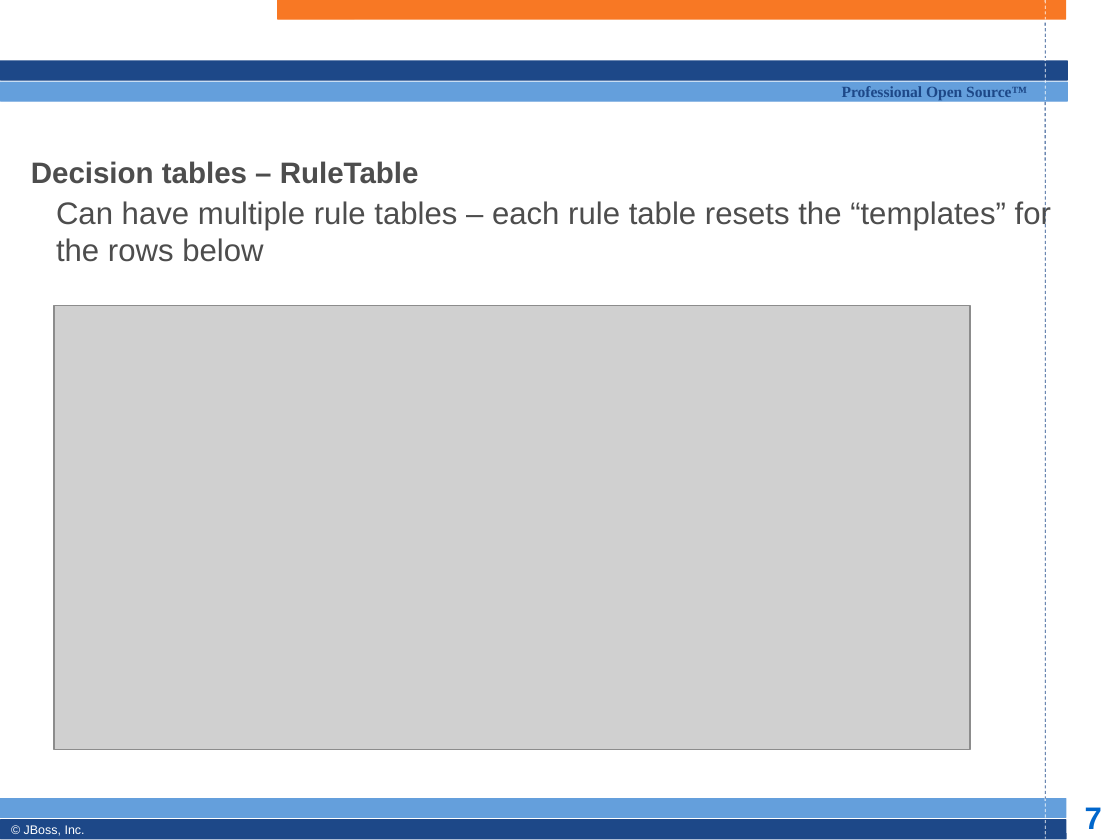
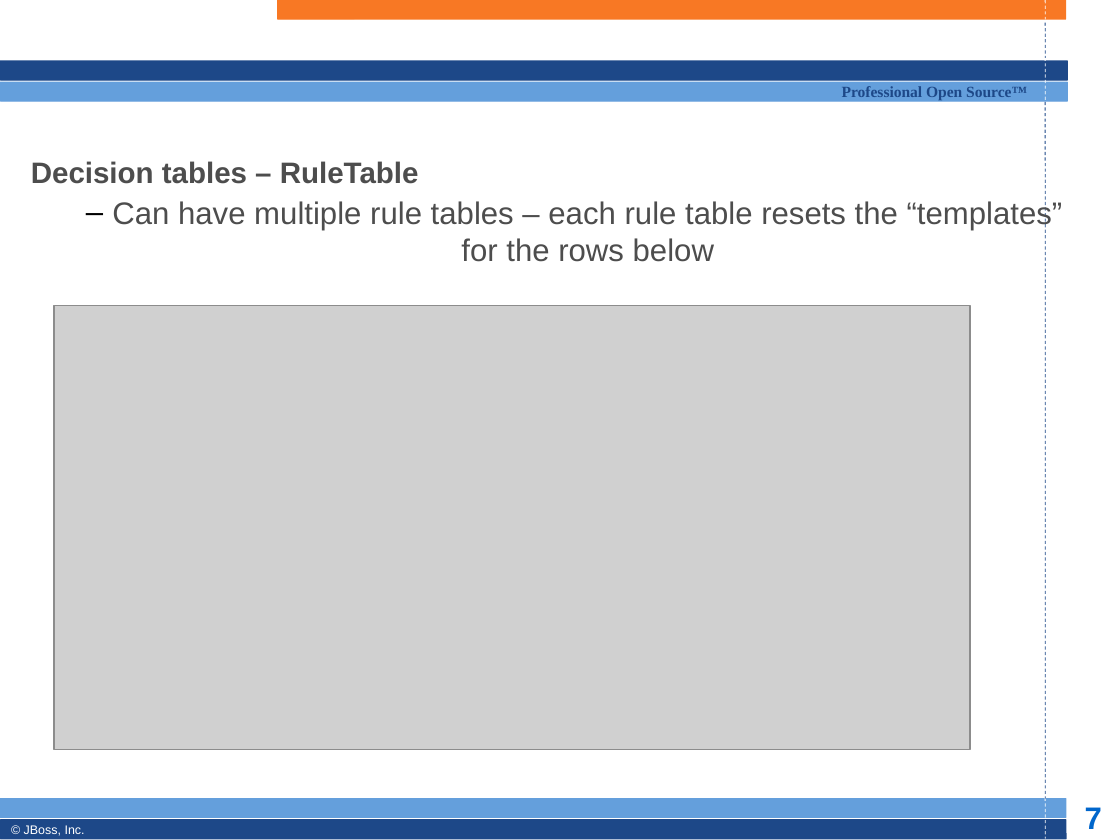
Before and after one commit to bobmcwhirter/drools, a slide deck: slide 7 of documentation/training/developers-course/Module 6 - rule formats.odp. Drawn at 1120x840 pixels with LibreOffice and Linux fonts; fonts in the diff are those of the drawing; grey boxes stand for pictures; background and template pictures are left out. Boxes give left, top, right and bottom in pixels: in the first picture for what was removed or moved away, otherwise in the second. Text is boxed around its words. In the diff, an @@ line names an element or a change of style, - is before the commit and + after.

```diff
--- a/documentation/training/developers-course/Module 6 - rule formats.odp
+++ b/documentation/training/developers-course/Module 6 - rule formats.odp
@@ subtitle "Can have multiple rule tables ..." at [112,199,1063,262]: alignment left to centre; bullet none to –; list level 1 to 2 in "Can have multiple rule tables ..." @@
```
Also in this commit, not shown: 6 other slides changed, 7 slides added, 2 other files.
